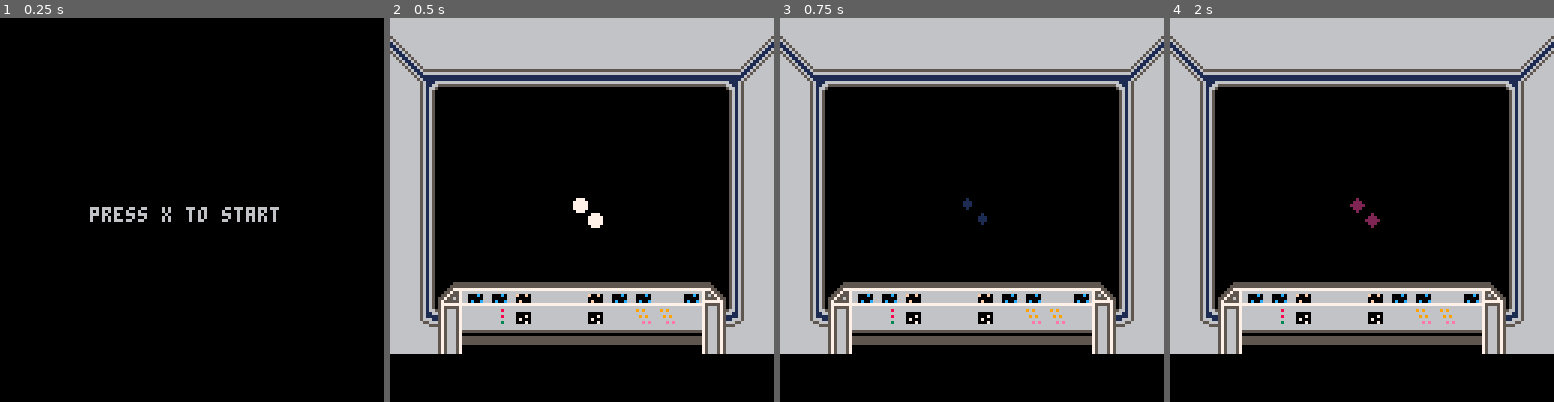
Above: before the commit, frames 1-4 (left to right).
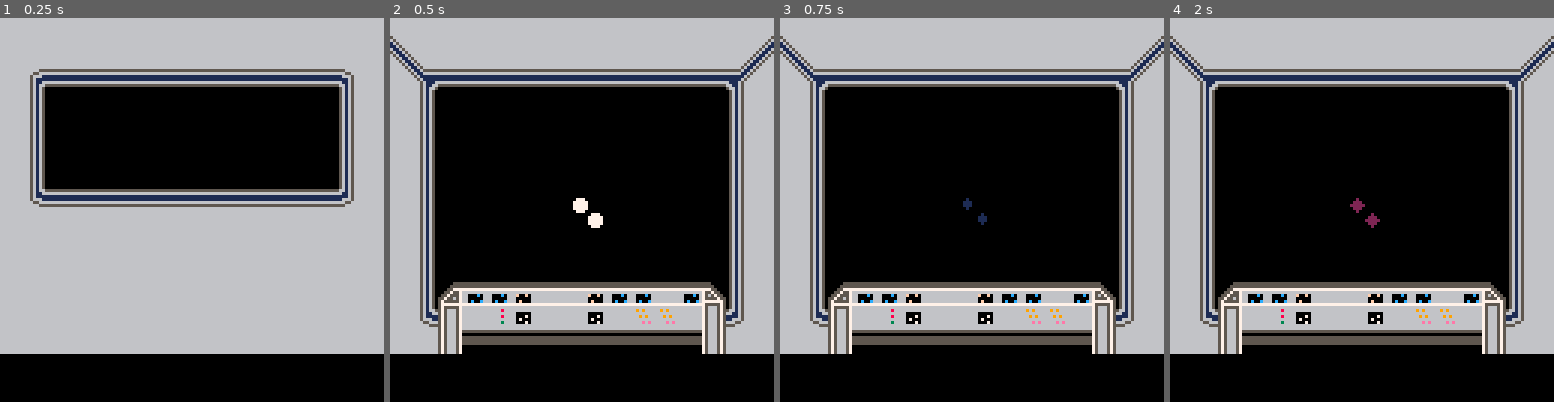
Above: after the commit, the same moments.

Repository: bthompsonevan/Project-2792
Game: PICO-8 cartridge project_2792.p8
The game is run twice, just before and just after one commit, with the same random seed, the same clock (stepped at 60 frames per second) and the same inputs.
Inputs:
- Up to frame 1 (0.25 s): no input
- Up to frame 2 (0.5 s): tap X (X key) at 0.33 s
- Up to frame 3 (0.75 s): no input
- Up to frame 4 (2 s): tap X (X key) at 1.07, 1.85 s

The runs differ from the first frame. In frame 1, 66% of the frame differs, in the area x 0-100%, y 0-88%; in frame 2, nothing differs; in frame 3, nothing differs; in frame 4, nothing differs.

Commit message:
created map for main menu screen and implemented in the drawmenu function.  need to add text and music

Diff:
--- a/project_2792.p8
+++ b/project_2792.p8
@@ -45,12 +45,14 @@
 function draw_menu()
 	cls()
 	print("press x to start",30,63)
+	map(16,0)
+
 end
 
 function draw_game()
 	cls()
 
-	mapdraw()
+	map()
 	spr(rndnum(16),64,64)
 	spr(rndnum(16),59,59)
 
@@ -79,22 +81,22 @@
 00000000055666667566657557566657566657550000000005616566000556666666666666655000666666666666666666666666000000000000000000000000
 00000000556666667566657557566657566657550000000005616566000005555555555555500000666666655666666666666666000000000000000000000000
 00000000566666667566657557566657566657550000000005616566000000000000000000000000666666566566666666666666000000000000000000000000
-00000000000000000000000057566657000000000000000000000000000000006656165005616566666666666666666666666561000000000000000000000000
-00000000000000000000000057566657000000000000000000000000000000006656166556616566666666666666666666666656000000000000000000000000
-00000000000000000000000057566657000000000000000000000000000000006656116666116566666666666666666666666665000000000000000000000000
-00000000000000000000000057566657000000000000000000000000000000006656111111116566666666666666666666666666000000000000000000000000
-00000000000000000000000057566657000000000000000000000000000000006656661111666566666666666666666666666666000000000000000000000000
-00000000000000000000000057566657000000000000000000000000000000006665566666655666666666666666666666666666000000000000000000000000
-00000000000000000000000057566657000000000000000000000000000000006666655555566666566666666666666566666666000000000000000000000000
-00000000000000000000000057566657000000000000000000000000000000006666666666666666656666666666665666666666000000000000000000000000
-00000000000000000000000000000000000000000000000000000000000000000000000000000000000000000000000000000000000000000000000000000000
-00000000000000000000000000000000000000000000000000000000000000000000000000000000000000000000000000000000000000000000000000000000
-00000000000000000000000000000000000000000000000000000000000000000000000000000000000000000000000000000000000000000000000000000000
-00000000000000000000000000000000000000000000000000000000000000000000000000000000000000000000000000000000000000000000000000000000
-00000000000000000000000000000000000000000000000000000000000000000000000000000000000000000000000000000000000000000000000000000000
-00000000000000000000000000000000000000000000000000000000000000000000000000000000000000000000000000000000000000000000000000000000
-00000000000000000000000000000000000000000000000000000000000000000000000000000000000000000000000000000000000000000000000000000000
-00000000000000000000000000000000000000000000000000000000000000000000000000000000000000000000000000000000000000000000000000000000
+00000000000000000000000057566657666666666666666600000000000000000000000000000000666666666666666666666561000000000000000000000000
+00000000000000000000000057566657666665555556666600000000555555550000000000000000666666666666666666666656000000000000000000000000
+00000000000000000000000057566657666556666665566600000000666666660000000000000000666666666666666666666665000000000000000000000000
+00000000000000000000000057566657665666111166656600000000111111110000000000000000666666666666666666666666000000000000000000000000
+00000000000000000000000057566657665611111111656600000000111111110000000000000000666666666666666666666666000000000000000000000000
+00000000000000000000000057566657665611666611656600000000666666660000000000000000666666666666666666666666000000000000000000000000
+00000000000000000000000057566657665616655661656600000000555555550000000000000000566666666666666566666666000000000000000000000000
+00000000000000000000000057566657665616500561656600000000666666660000000000000000656666666666665666666666000000000000000000000000
+00000000000000000000000000000000665616500561656600000000000000000000000000000000000000000000000000000000000000000000000000000000
+00000000000000000000000000000000665616655661656600000000000000000000000000000000000000000000000000000000000000000000000000000000
+00000000000000000000000000000000665611666611656600000000000000000000000000000000000000000000000000000000000000000000000000000000
+00000000000000000000000000000000665611111111656600000000000000000000000000000000000000000000000000000000000000000000000000000000
+00000000000000000000000000000000665666111166656600000000000000000000000000000000000000000000000000000000000000000000000000000000
+00000000000000000000000000000000666556666665566600000000000000000000000000000000000000000000000000000000000000000000000000000000
+00000000000000000000000000000000666665555556666600000000000000000000000000000000000000000000000000000000000000000000000000000000
+00000000000000000000000000000000666666666666666600000000000000000000000000000000000000000000000000000000000000000000000000000000
 00000000555555555555555555555555000000000000000000000000000000000000000000000000000000000000000000000000000000000000000000000000
 00000000500000000000000000000005000000000000000000000000000000000000000000000000000000000000000000000000000000000000000000000000
 00000000507777777777777777777705000000000000000000000000000000000000000000000000000000000000000000000000000000000000000000000000
@@ -143,17 +145,17 @@
 00044000000000000000000000000000000000000000000000000000000000000000000000000000000000000000000000000000000000000000000000000000
 00400400000000000000000000000000000000000000000000000000000000000000000000000000000000000000000000000000000000000000000000000000
 __map__
-1b09090909090909090909090909091a00000000000000000000000000000000000000000000000000000000000000000000000000000000000000000000000000000000000000000000000000000000000000000000000000000000000000000000000000000000000000000000000000000000000000000000000000000000
-0c2a0909090909090909090909092b0b00000000000000000000000000000000000000000000000000000000000000000000000000000000000000000000000000000000000000000000000000000000000000000000000000000000000000000000000000000000000000000000000000000000000000000000000000000000
-2c07181818181818181818181818081c00000000000000000000000000000000000000000000000000000000000000000000000000000000000000000000000000000000000000000000000000000000000000000000000000000000000000000000000000000000000000000000000000000000000000000000000000000000
-0906000000000000000000000000160900000000000000000000000000000000000000000000000000000000000000000000000000000000000000000000000000000000000000000000000000000000000000000000000000000000000000000000000000000000000000000000000000000000000000000000000000000000
-0906000000000000000000000000160900000000000000000000000000000000000000000000000000000000000000000000000000000000000000000000000000000000000000000000000000000000000000000000000000000000000000000000000000000000000000000000000000000000000000000000000000000000
-0906000000000000000000000000160900000000000000000000000000000000000000000000000000000000000000000000000000000000000000000000000000000000000000000000000000000000000000000000000000000000000000000000000000000000000000000000000000000000000000000000000000000000
-0906000000000000000000000000160900000000000000000000000000000000000000000000000000000000000000000000000000000000000000000000000000000000000000000000000000000000000000000000000000000000000000000000000000000000000000000000000000000000000000000000000000000000
-0906000000000000000000000000160900000000000000000000000000000000000000000000000000000000000000000000000000000000000000000000000000000000000000000000000000000000000000000000000000000000000000000000000000000000000000000000000000000000000000000000000000000000
-0906000000000000000000000000160900000000000000000000000000000000000000000000000000000000000000000000000000000000000000000000000000000000000000000000000000000000000000000000000000000000000000000000000000000000000000000000000000000000000000000000000000000000
-0906000000000000000000000000160900000000000000000000000000000000000000000000000000000000000000000000000000000000000000000000000000000000000000000000000000000000000000000000000000000000000000000000000000000000000000000000000000000000000000000000000000000000
-0906000000000000000000000000160900000000000000000000000000000000000000000000000000000000000000000000000000000000000000000000000000000000000000000000000000000000000000000000000000000000000000000000000000000000000000000000000000000000000000000000000000000000
-0906010a0a0e0f0f0e0a0a0f0a05160900000000000000000000000000000000000000000000000000000000000000000000000000000000000000000000000000000000000000000000000000000000000000000000000000000000000000000000000000000000000000000000000000000000000000000000000000000000
-0928130902030909030904040912290900000000000000000000000000000000000000000000000000000000000000000000000000000000000000000000000000000000000000000000000000000000000000000000000000000000000000000000000000000000000000000000000000000000000000000000000000000000
-0909230d0d0d0d0d0d0d0d0d0d12090900000000000000000000000000000000000000000000000000000000000000000000000000000000000000000000000000000000000000000000000000000000000000000000000000000000000000000000000000000000000000000000000000000000000000000000000000000000
+1b09090909090909090909090909091a09090909090909090909090909090909000000000000000000000000000000000000000000000000000000000000000000000000000000000000000000000000000000000000000000000000000000000000000000000000000000000000000000000000000000000000000000000000
+0c2a0909090909090909090909092b0b09090909090909090909090909090909000000000000000000000000000000000000000000000000000000000000000000000000000000000000000000000000000000000000000000000000000000000000000000000000000000000000000000000000000000000000000000000000
+2c07181818181818181818181818081c09241818181818181818181818182509000000000000000000000000000000000000000000000000000000000000000000000000000000000000000000000000000000000000000000000000000000000000000000000000000000000000000000000000000000000000000000000000
+0906000000000000000000000000160909060000000000000000000000001609000000000000000000000000000000000000000000000000000000000000000000000000000000000000000000000000000000000000000000000000000000000000000000000000000000000000000000000000000000000000000000000000
+0906000000000000000000000000160909060000000000000000000000001609000000000000000000000000000000000000000000000000000000000000000000000000000000000000000000000000000000000000000000000000000000000000000000000000000000000000000000000000000000000000000000000000
+0906000000000000000000000000160909060000000000000000000000001609000000000000000000000000000000000000000000000000000000000000000000000000000000000000000000000000000000000000000000000000000000000000000000000000000000000000000000000000000000000000000000000000
+0906000000000000000000000000160909060000000000000000000000001609000000000000000000000000000000000000000000000000000000000000000000000000000000000000000000000000000000000000000000000000000000000000000000000000000000000000000000000000000000000000000000000000
+0906000000000000000000000000160909342727272727272727272727273509000000000000000000000000000000000000000000000000000000000000000000000000000000000000000000000000000000000000000000000000000000000000000000000000000000000000000000000000000000000000000000000000
+0906000000000000000000000000160909090909090909090909090909090909000000000000000000000000000000000000000000000000000000000000000000000000000000000000000000000000000000000000000000000000000000000000000000000000000000000000000000000000000000000000000000000000
+0906000000000000000000000000160909090909090909090909090909090909000000000000000000000000000000000000000000000000000000000000000000000000000000000000000000000000000000000000000000000000000000000000000000000000000000000000000000000000000000000000000000000000
+0906000000000000000000000000160909090909090909090909090909090909000000000000000000000000000000000000000000000000000000000000000000000000000000000000000000000000000000000000000000000000000000000000000000000000000000000000000000000000000000000000000000000000
+0906010a0a0e0f0f0e0a0a0f0a05160909090909090909090909090909090909000000000000000000000000000000000000000000000000000000000000000000000000000000000000000000000000000000000000000000000000000000000000000000000000000000000000000000000000000000000000000000000000
+0934130902030909030904040912350909090909090909090909090909090909000000000000000000000000000000000000000000000000000000000000000000000000000000000000000000000000000000000000000000000000000000000000000000000000000000000000000000000000000000000000000000000000
+0909230d0d0d0d0d0d0d0d0d0d12090909090909090909090909090909090909000000000000000000000000000000000000000000000000000000000000000000000000000000000000000000000000000000000000000000000000000000000000000000000000000000000000000000000000000000000000000000000000
